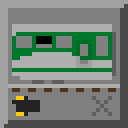
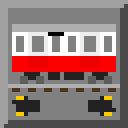
Layers edited between the first and the second 128px x 128px image:
added layer "01700 Series" above "LRV Type 9" over [12,24,116,116]
hid "LRV Type 9" over [12,24,116,116]
